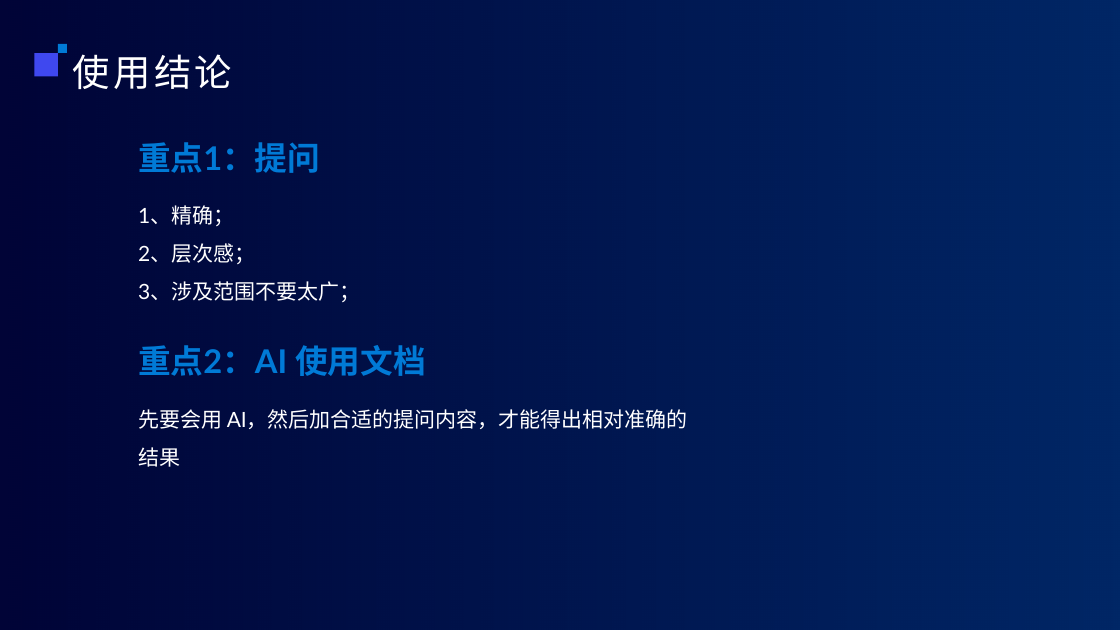
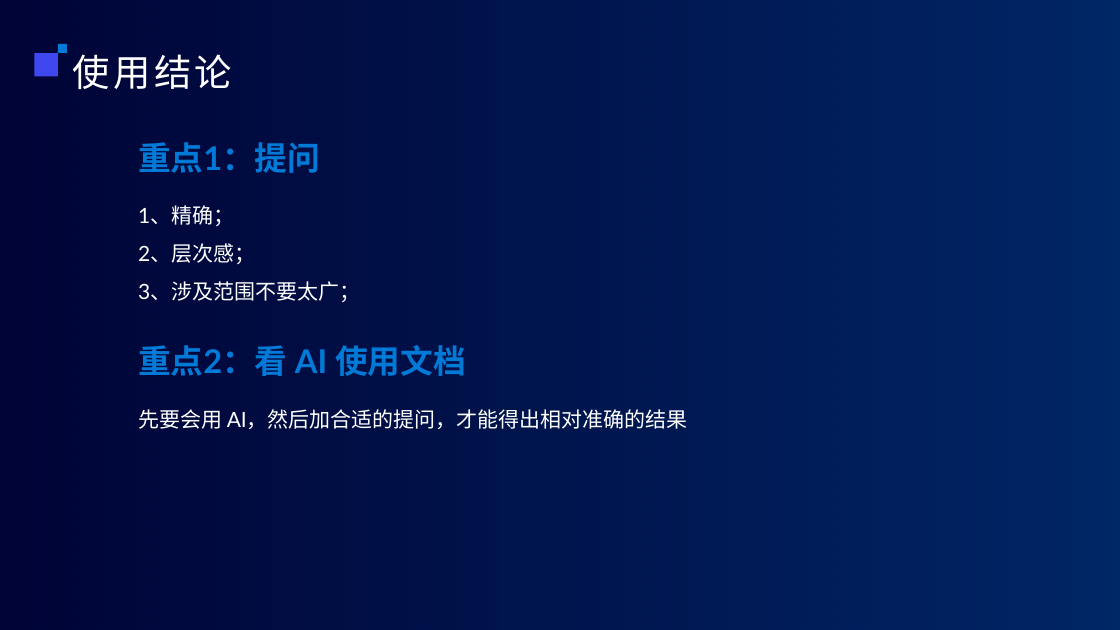
Before and after one commit to qq986063761/study, a slide deck: slide 12 of 分享/aiCode/ppt/AI编程.pptx. Drawn at 1120x630 pixels with LibreOffice and Linux fonts; fonts in the diff are those of the drawing; background and template pictures are left out. Boxes give left, top, right and bottom in pixels: in the first picture for what was removed or moved away, otherwise in the second. Text is boxed around its words. In the diff, an @@ line names an element or a change of style, - is before the commit and + after.

```diff
--- a/分享/aiCode/ppt/AI编程.pptx
+++ b/分享/aiCode/ppt/AI编程.pptx
@@ text at [138,345,466,376]: text changed @@
-重点2：AI 使用文档
+重点2：看 AI 使用文档
@@ text at [138,409,688,429]: text changed @@
-先要会用 AI，然后加合适的提问内容，才能得出相对准确的结果
+先要会用 AI，然后加合适的提问，才能得出相对准确的结果
```
Also in this commit, not shown: 1 other slide changed, 2 other files.
